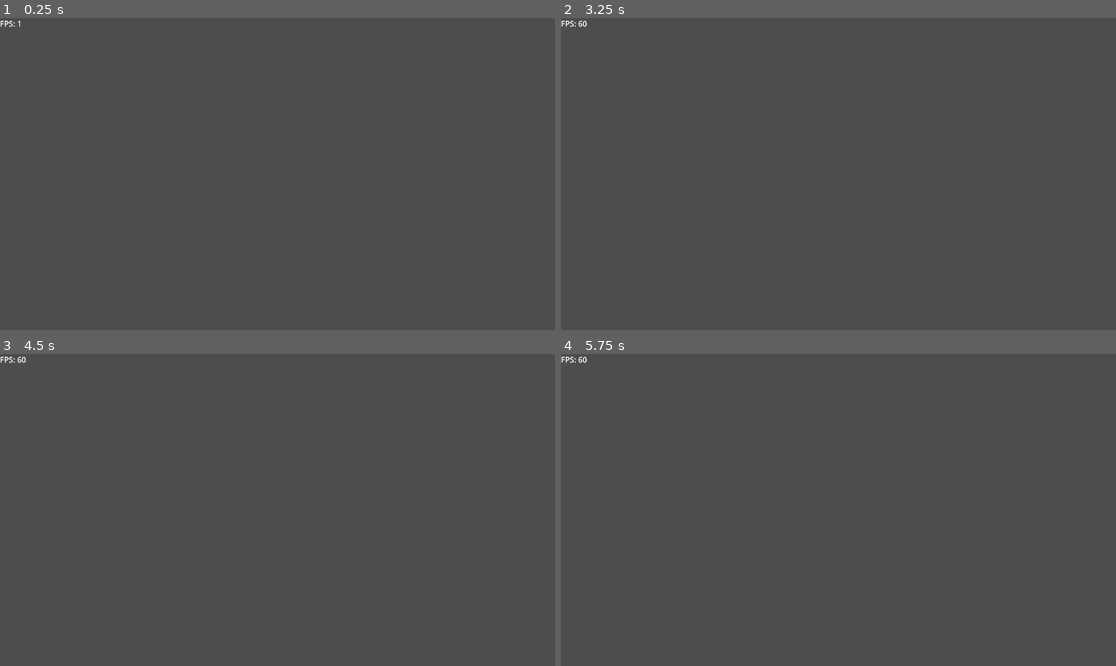
Above: before the commit, frames 1-4 (two rows, left to right).
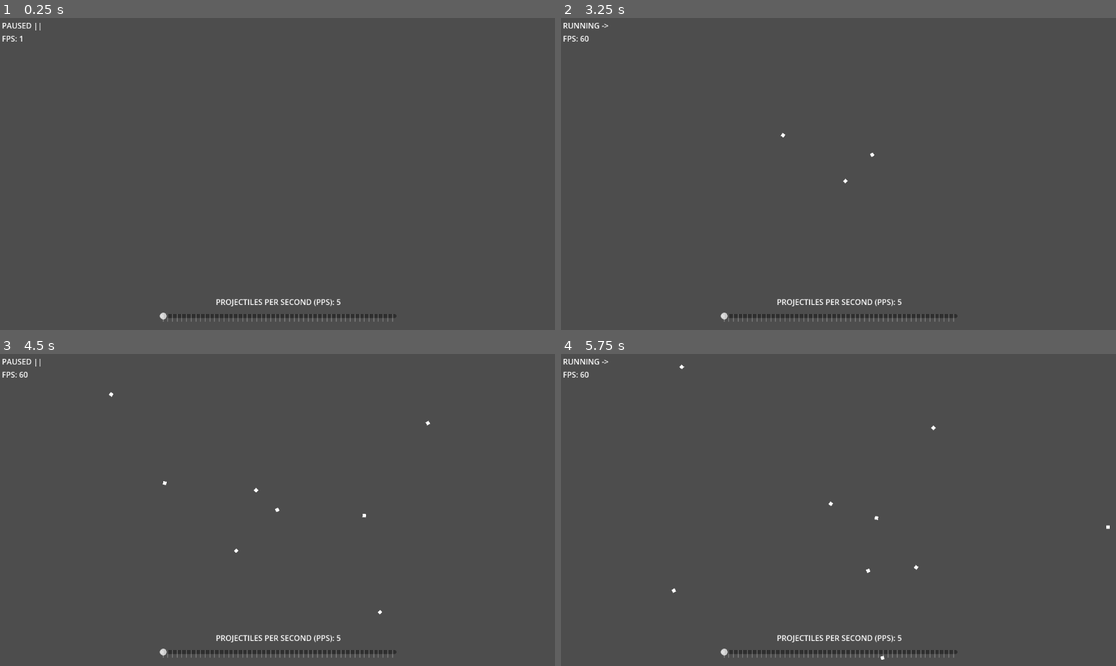
Above: after the commit, the same moments.

Repository: vega-star/ProjectilePerformanceTester
Game: Godot game, scene res://prototypes/instantiated/instantiated.tscn
Two runs of this game, one before a commit and one after it. Both use one fixed random seed, a clock stepped at 60 frames per second and the inputs below. The project has no main scene, so this scene is started directly.
Inputs:
- Up to frame 1 (0.25 s): no input
- Up to frame 2 (3.25 s): tap Enter at 0.5, 2.75 s; tap Space (space) at 0.6, 1.35, 2, 2.1, 2.85 s
- Up to frame 3 (4.5 s): tap Space (space) at 3.6, 4.25, 4.35 s
- Up to frame 4 (5.75 s): tap Enter at 5 s; tap Space (space) at 5.1 s

The runs differ from the first frame. In frame 1, 0.8% of the frame differs, in the area x 0-72%, y 0-98%; in frame 2, 0.9%; in frame 3, 0.9%; in frame 4, 0.9%, in the area x 0-99%, y 0-98%.

Commit message:
Slider and projectile spawning

Diff:
--- a/misc/info.tscn
+++ b/misc/info.tscn
@@ -3,6 +3,7 @@
 [ext_resource type="Script" path="res://scripts/info.gd" id="1_04sco"]
 
 [node name="InfoHUD" type="CanvasLayer"]
+process_mode = 3
 script = ExtResource("1_04sco")
 
 [node name="Screen" type="Control" parent="."]
@@ -25,9 +26,50 @@
 anchors_preset = 15
 anchor_right = 1.0
 anchor_bottom = 1.0
+offset_left = 4.0
+offset_top = 4.0
+offset_right = -6.0
 grow_horizontal = 2
 grow_vertical = 2
+
+[node name="PauseInfo" type="Label" parent="Screen/InfoBar/Counters"]
+layout_mode = 2
+text = "RUNNING ->"
 
 [node name="FPSCounter" type="Label" parent="Screen/InfoBar/Counters"]
 layout_mode = 2
 text = "FPS: 0"
+
+[node name="QuantitySlider" type="HSlider" parent="Screen"]
+layout_mode = 1
+anchors_preset = 7
+anchor_left = 0.5
+anchor_top = 1.0
+anchor_right = 0.5
+anchor_bottom = 1.0
+offset_left = -245.0
+offset_top = -47.0
+offset_right = 247.0
+offset_bottom = -11.0
+grow_horizontal = 2
+grow_vertical = 0
+min_value = 1.0
+max_value = 50.0
+value = 5.0
+tick_count = 5
+ticks_on_borders = true
+
+[node name="QuantityLabel" type="Label" parent="Screen/QuantitySlider"]
+layout_mode = 1
+anchors_preset = 5
+anchor_left = 0.5
+anchor_right = 0.5
+offset_left = -68.0
+offset_top = -23.0
+offset_right = 69.0
+grow_horizontal = 2
+text = "PROJECTILES PER SECOND (PPS): 5"
+horizontal_alignment = 1
+vertical_alignment = 2
+
+[connection signal="value_changed" from="Screen/QuantitySlider" to="." method="_on_quantity_slider_value_changed"]
--- a/project.godot
+++ b/project.godot
@@ -23,11 +23,16 @@
 
 folder_colors={
 "res://assets/": "yellow",
-"res://misc/": "purple",
-"res://projectiles/": "red",
+"res://misc/": "orange",
+"res://projectiles/": "teal",
 "res://prototypes/": "blue",
-"res://scripts/": "green"
+"res://scripts/": "green",
+"res://tests/": "purple"
 }
+
+[gui]
+
+fonts/canvas_textures/default_texture_filter=1
 
 [input]
 
--- /dev/null
+++ b/projectiles/projectile.tscn
@@ -0,0 +1,23 @@
+[gd_scene load_steps=2 format=3 uid="uid://cmw4m1l5e3tnq"]
+
+[ext_resource type="Script" path="res://scripts/projectile.gd" id="1_v0bjr"]
+
+[node name="Projectile" type="Node2D"]
+script = ExtResource("1_v0bjr")
+
+[node name="ColorRect" type="ColorRect" parent="."]
+anchors_preset = 8
+anchor_left = 0.5
+anchor_top = 0.5
+anchor_right = 0.5
+anchor_bottom = 0.5
+offset_left = -3.5
+offset_top = -3.5
+offset_right = 3.5
+offset_bottom = 3.5
+grow_horizontal = 2
+grow_vertical = 2
+
+[node name="LifetimeTimer" type="Timer" parent="."]
+process_mode = 1
+autostart = true
--- a/projectiles/projectile_spawner.tscn
+++ b/projectiles/projectile_spawner.tscn
@@ -1,10 +1,16 @@
-[gd_scene load_steps=2 format=3 uid="uid://ccuans6waho1s"]
+[gd_scene load_steps=3 format=3 uid="uid://ccuans6waho1s"]
 
 [ext_resource type="Script" path="res://scripts/projectile_spawner.gd" id="1_8830j"]
+[ext_resource type="PackedScene" uid="uid://cmw4m1l5e3tnq" path="res://projectiles/projectile.tscn" id="2_hnyyr"]
 
 [node name="ProjectileSpawner" type="Node2D"]
-position = Vector2(584, 263)
 script = ExtResource("1_8830j")
+projectile = ExtResource("2_hnyyr")
+
+[node name="ProjectileContainer" type="Node2D" parent="."]
 
 [node name="SpawnTimer" type="Timer" parent="."]
+physics_interpolation_mode = 2
 autostart = true
+
+[connection signal="timeout" from="SpawnTimer" to="." method="_on_spawn_timer_timeout"]
--- a/scripts/info.gd
+++ b/scripts/info.gd
@@ -1,6 +1,44 @@
 extends CanvasLayer
 
+const QUANTITY_CLAMP : Vector2i = Vector2i(1,5000)
+const DEFAULT_QUANTITY_VALUE : int = 5
+const TICK_DEFINITION : int = 100
+
+signal pps_quantity_set(new_q : int)
+
+@onready var pause_info: Label = $Screen/InfoBar/Counters/PauseInfo
 @onready var fps_counter : Label = $Screen/InfoBar/Counters/FPSCounter
+@onready var quantity_slider: HSlider = $Screen/QuantitySlider
+@onready var quantity_label: Label = $Screen/QuantitySlider/QuantityLabel
+
+var paused : bool = false: set = set_pause
+var pps_quantity_value : int = DEFAULT_QUANTITY_VALUE: set = _set_pps_quantity
+
+func _ready() -> void:
+	config_quantity(QUANTITY_CLAMP)
+
+func config_quantity(clamp_vector : Vector2i) -> void:
+	quantity_slider.min_value = QUANTITY_CLAMP.x
+	quantity_slider.max_value = QUANTITY_CLAMP.y
+	quantity_slider.tick_count = quantity_slider.max_value / TICK_DEFINITION
 
 func _process(delta: float) -> void:
 	fps_counter.set_text("FPS: " + str(Engine.get_frames_per_second()))
+
+func _input(event: InputEvent) -> void:
+	if Input.is_action_just_pressed('space'): set_pause(!get_tree().paused)
+
+func _set_pps_quantity(new_q : int) -> int:
+	new_q = clampi(new_q, QUANTITY_CLAMP.x, QUANTITY_CLAMP.y)
+	pps_quantity_value = new_q
+	quantity_label.set_text('PROJECTILES PER SECOND (PPS): ' + str(pps_quantity_value))
+	pps_quantity_set.emit(pps_quantity_value)
+	return pps_quantity_value
+
+func _on_quantity_slider_value_changed(value : float) -> void: pps_quantity_value = value
+
+func set_pause(new_b : bool) -> void:
+	paused = new_b
+	get_tree().set_pause(paused)
+	if paused: pause_info.set_text("PAUSED ||")
+	else: pause_info.set_text("RUNNING ->")
--- /dev/null
+++ b/scripts/projectile.gd
@@ -0,0 +1,66 @@
+class_name Projectile extends Node2D
+
+enum ACTION_MODES {
+	STRAIGHT,
+	SEEKING
+}
+
+const PITCH_VARIATION : Vector2 = Vector2(0.7,1.3)
+
+@onready var lifetime_timer : Timer = $LifetimeTimer
+
+@export_group('Projectile Properties')
+@export var action_mode : ACTION_MODES = 0 ## Affects processes and movement
+@export var base_lifetime : float = 3
+@export var base_speed : int = 600
+@export var base_piercing : int = 1
+@export var base_damage : int = 5
+@export var base_seeking_weight : float = 0.5
+
+@export_group('Cosmetic Properties')
+@export var sfx_when_launched : Array[String]
+@export var sfx_when_hit : Array[String]
+@export var sfx_when_broken : Array[String]
+
+var target : Node2D
+var active : bool = true
+var speed : int
+var lifetime : float
+var stored_direction : Vector2
+var init_pos : Vector2
+
+func _ready() -> void:
+	speed = base_speed
+	lifetime = base_lifetime
+	_activate()
+
+func _activate() -> void:
+	await lifetime_timer.timeout # TODO: Personalized timer / distance delta
+	_break()
+
+func _deactivate() -> void:
+	active = false
+	set_visible(false)
+
+func _physics_process(delta) -> void:
+	# var distance_delta = global_position.distance_squared_to(init_pos)
+	# print(distance_delta)
+	match action_mode:
+		0: #| 'STRAIGHT'
+			global_position += Vector2(speed * delta, 0).rotated(rotation)
+		1: #| 'SEEKING'
+			if is_instance_valid(target):
+				stored_direction = global_position.direction_to(target.global_position)
+				var angle = transform.x.angle_to(stored_direction)
+				rotate(sign(angle) * min(delta * TAU * 2, abs(angle)))
+			else:
+				action_mode = 0; return
+			global_position += (stored_direction * speed * delta)
+		_: push_error('INVALID PROJECTILE_TYPE')
+
+func _break() -> void:
+	#match projectile_mode:
+	#	pass
+	_deactivate()
+	set_physics_process(false)
+	queue_free()
--- a/scripts/projectile_spawner.gd
+++ b/scripts/projectile_spawner.gd
@@ -1,20 +1,50 @@
 extends Node2D
 
+const TIMER_HARDLIMIT : int = 50 ## Timers eventually will reach a limit due to being already at 0.01. It uses this value to calculate how many additional projectiles it will have to spawn to compensate!
+# const PROJECTILE_SCENE : PackedScene = preload("res://projectiles/projectile.tscn")
+
+enum PROJECTILE_SPAWN_MODES {
+	INSTANTIATED,
+	HARDCODED,
+	RESOURCE_BASED
+}
+
 @onready var spawn_timer : Timer = $SpawnTimer
+@onready var projectile_container: Node2D = $ProjectileContainer
 
+@export var projectile : PackedScene
+@export var projectile_spawn_mode : PROJECTILE_SPAWN_MODES
 @export var start_paused : bool = true
-@export var spawn_cooldown : float = 0.5
+@export var spawn_default_cooldown : float = 0.5
 @export var process_callback : Timer.TimerProcessCallback: set = set_process_callback
 
+var projectile_ref : Projectile
+
 func _ready() -> void:
-	spawn_timer.set_wait_time(spawn_cooldown)
-	set_paused(start_paused)
+	spawn_timer.set_wait_time(spawn_default_cooldown / Info.pps_quantity_value)
+	Info.pps_quantity_set.connect(_on_pps_quantity_updated)
+	Info.set_pause(start_paused)
 
-func _input(event: InputEvent) -> void:
-	if Input.is_action_just_pressed('space'): set_paused(!spawn_timer.paused)
-
-func set_paused(toggle : bool = true) -> void: spawn_timer.set_paused(toggle)
+func _on_pps_quantity_updated(new_q : int) -> void: spawn_timer.set_wait_time(spawn_default_cooldown / new_q)
 
 func set_process_callback(set_process : Timer.TimerProcessCallback) -> void:
 	spawn_timer.set_timer_process_callback(set_process)
 	process_callback = set_process
+
+func _on_spawn_timer_timeout() -> void:
+	match projectile_spawn_mode:
+		PROJECTILE_SPAWN_MODES.INSTANTIATED:
+			for i in roundi(Info.pps_quantity_value / TIMER_HARDLIMIT) + 1:
+				projectile_ref = projectile.instantiate()
+				projectile_ref.global_position = get_viewport().get_visible_rect().get_center()
+				projectile_ref.global_rotation = get_angle()
+				projectile_container.add_child(projectile_ref)
+		PROJECTILE_SPAWN_MODES.HARDCODED: print('NOT IMPLEMENTED YET')
+		PROJECTILE_SPAWN_MODES.RESOURCE_BASED: print('NOT IMPLEMENTED YET')
+		_: push_error("INVALID SPAWN MODE!")
+
+func get_angle( target_position : Vector2 = Vector2.ZERO ) -> float:
+	var direction : Vector2
+	if target_position != Vector2.ZERO: direction = global_position.direction_to(target_position)
+	else: direction = Vector2(randf_range(-1,1),randf_range(-1,1))
+	return transform.x.angle_to(direction)
